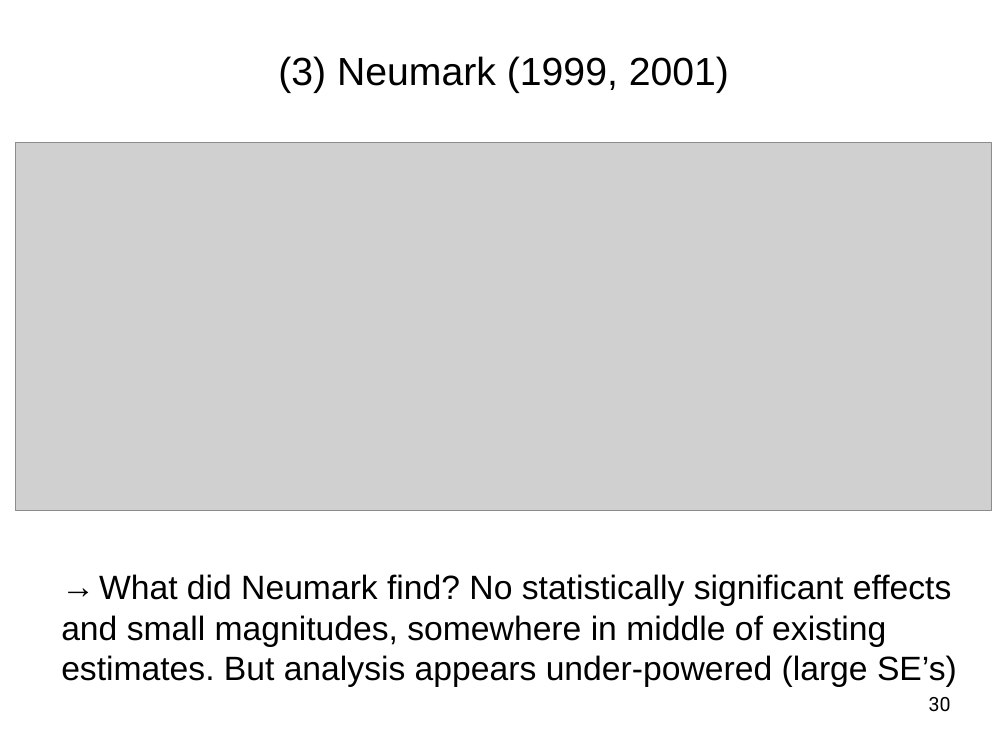
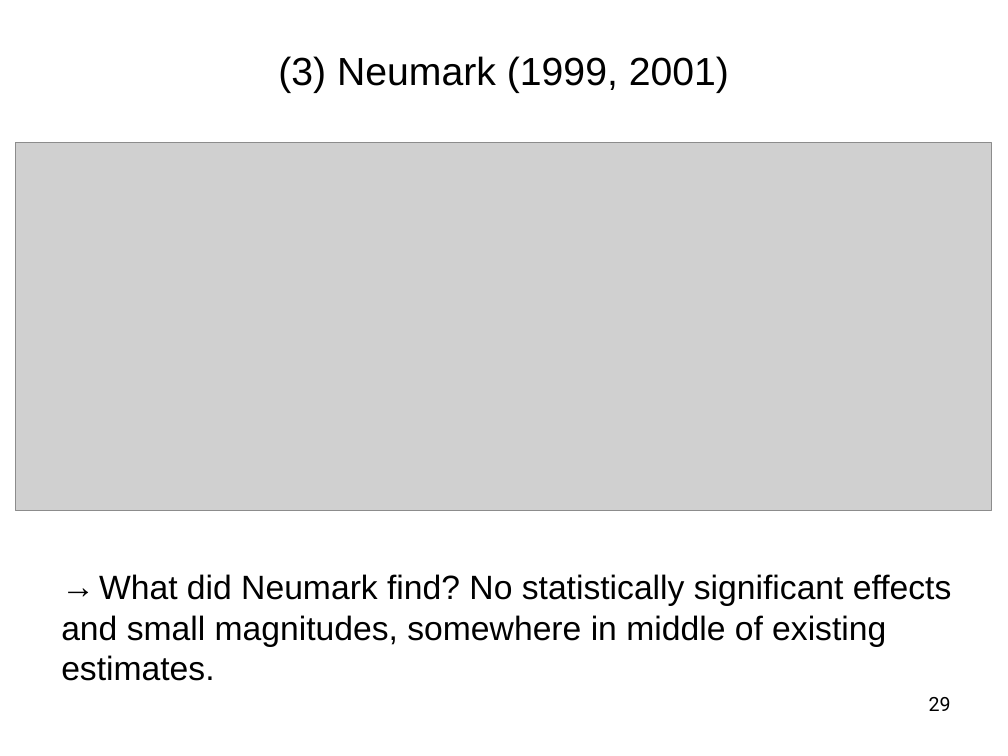
Before and after one commit to amichuda/Experimetrics-BITSS-Workshop, a slide deck: slide 29 of PreRegistrationAnalysis/Pre-Registration and Pre-Analysis Plans.pptx (slide 30 before the commit). Drawn at 1008x756 pixels with LibreOffice and Linux fonts; fonts in the diff are those of the drawing; grey boxes stand for pictures. Boxes give left, top, right and bottom in pixels: in the first picture for what was removed or moved away, otherwise in the second. Text is boxed around its words. In the diff, an @@ line names an element or a change of style, - is before the commit and + after.

```diff
--- a/PreRegistrationAnalysis/Pre-Registration and Pre-Analysis Plans.pptx
+++ b/PreRegistrationAnalysis/Pre-Registration and Pre-Analysis Plans.pptx
@@ text at <box>61,655,214,681</box>: text changed @@
-estimates. But analysis appears under-powered (large SE’s)
+estimates.
@@ page number at <box>929,697,951,711</box>: text changed @@
-30
+29
```
Also in this commit, not shown: 1 slide removed.
